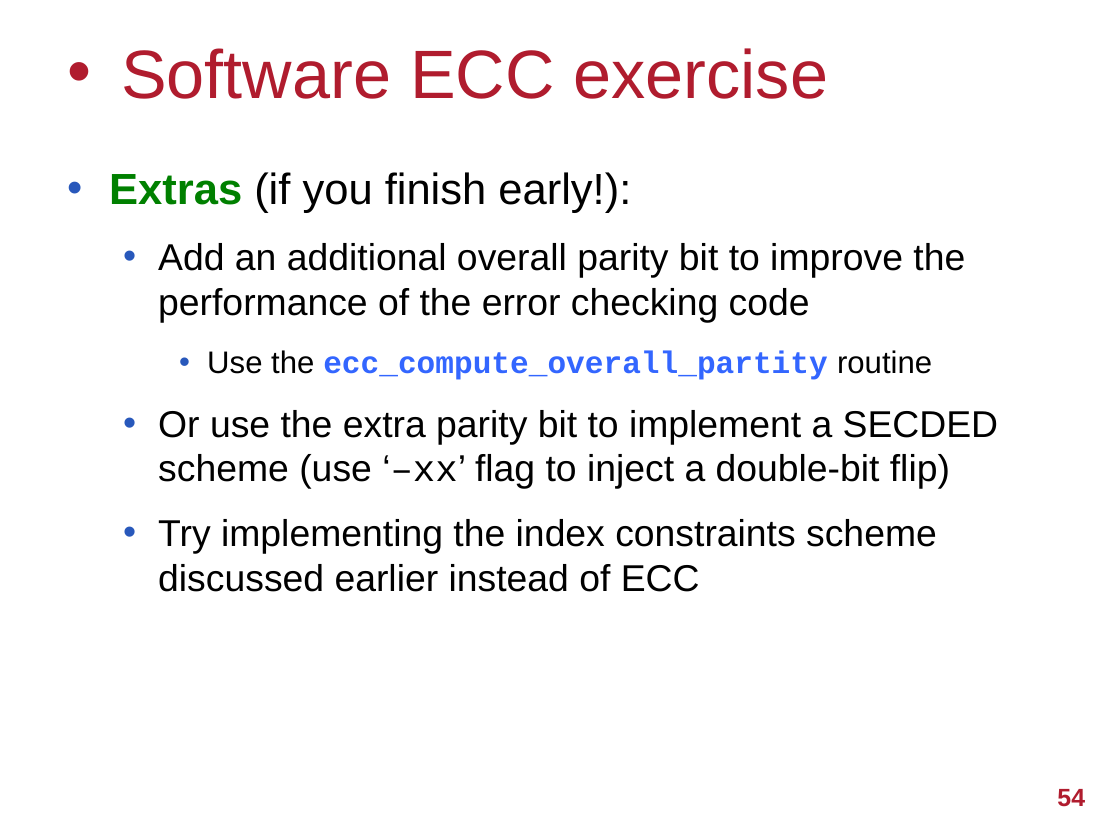
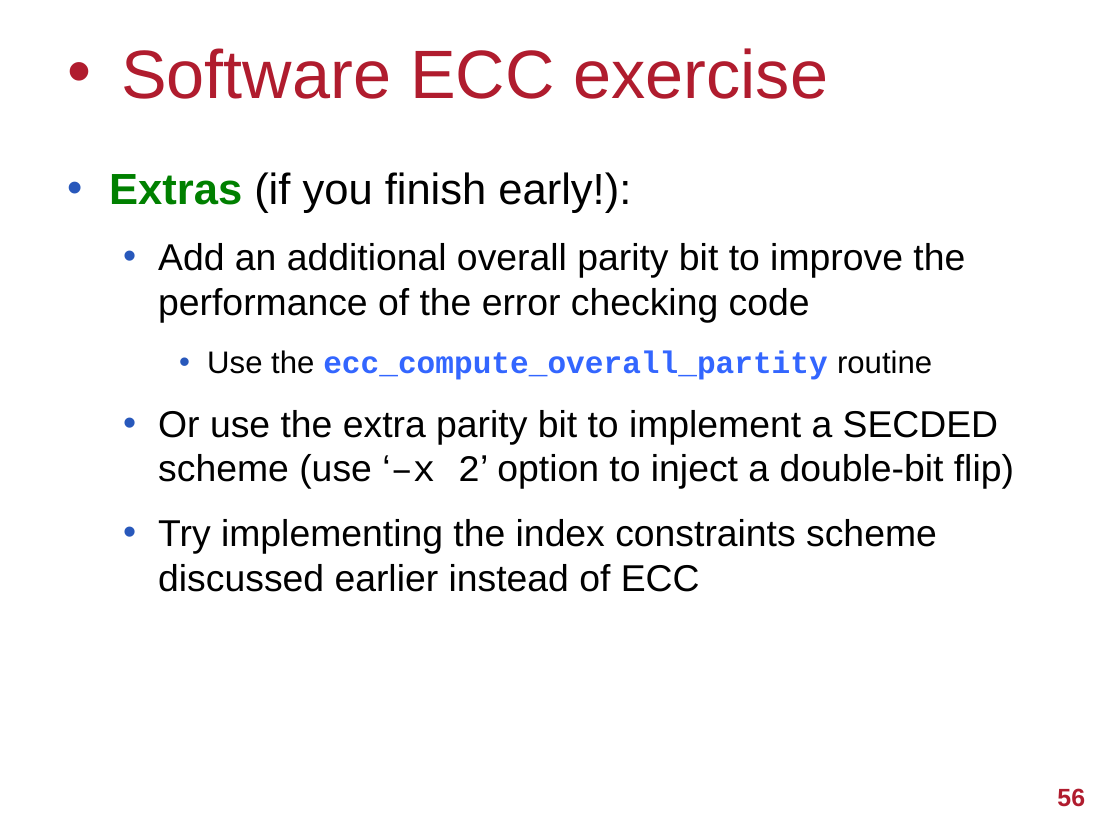
Before and after one commit to UoB-HPC/abft-training, a slide deck: slide 56 of sparse-abft.pptx (slide 54 before the commit). Drawn at 1120x840 pixels with LibreOffice and Linux fonts; fonts in the diff are those of the drawing; background and template pictures are left out. Boxes give left, top, right and bottom in pixels: in the first picture for what was removed or moved away, otherwise in the second. Text is boxed around its words. In the diff, an @@ line names an element or a change of style, - is before the commit and + after.

Commit message:
Add exercise slides for constraints and general usage

```diff
--- a/sparse-abft.pptx
+++ b/sparse-abft.pptx
@@ text at [158,410,1014,489]: text changed @@
-  • Or use the extra parity bit to implement a SECDED scheme (use ‘–xx’ flag to inject a double-bit flip)
+  • Or use the extra parity bit to implement a SECDED scheme (use ‘–x 2’ option to inject a double-bit flip)
@@ page number at [1057,788,1085,807]: text changed @@
-54
+56
```
Also in this commit, not shown: 1 other slide changed, 2 slides added.
